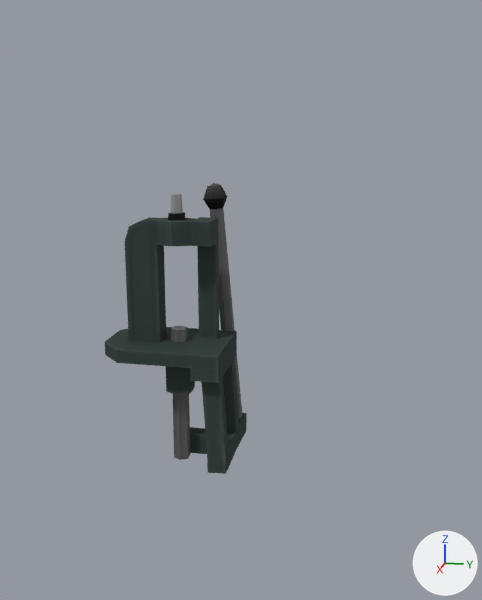
The Blender file media/models_x/tools/ReloadingPress.blend: old version first, new version second.
Rendered twice from a camera (50 mm lens) standing at (0.752, 0.164, 0.249) and looking at (0.012, 0.016, 0.064). Lighting does not change. The marker at lower right points along +X, +Y and +Z.

Objects in the first picture: '.0002_.0004'.
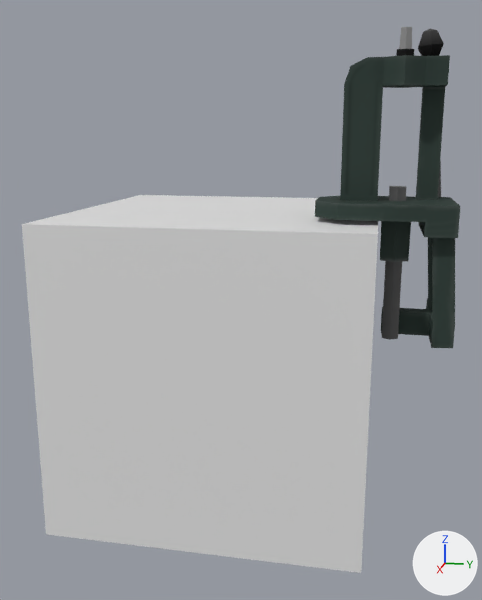
Pixel boxes (x1, y1, x2, y2) of what changed, in the pictures (482 x 600 px):
'Cube', added
    after: (22, 195, 378, 573)
'.0002_.0004', moved
    before: (105, 183, 247, 474)
    after: (315, 27, 460, 348)

The edits, one by one:
Mesh me_cube is new.
It is a box spanning x -1.0..1.0, y -1.0..1.0, z -1.0..1.0.
Object '.0002_.0004' (ob_0002__0004) moves from (0.0, 0.0, 0.0) to (0.0, 0.228, 0.158).
Object 'Cube' (ob_cube) is new; it shows me_cube.
Its location is (0.0, 0.0, 0.0).
Its scale is (0.167, 0.167, 0.167).
